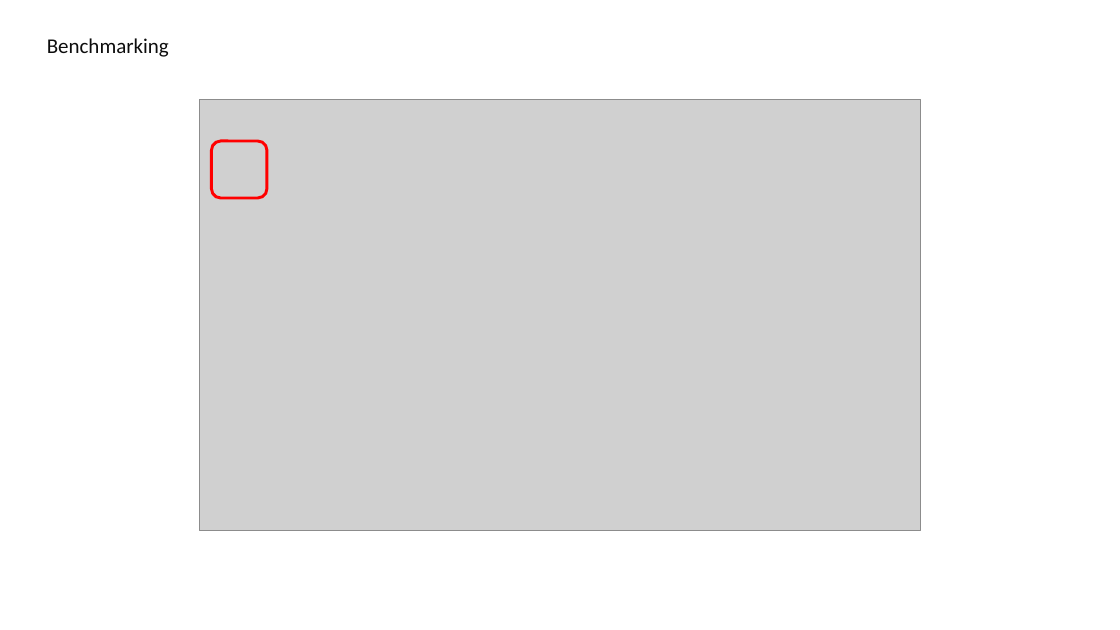
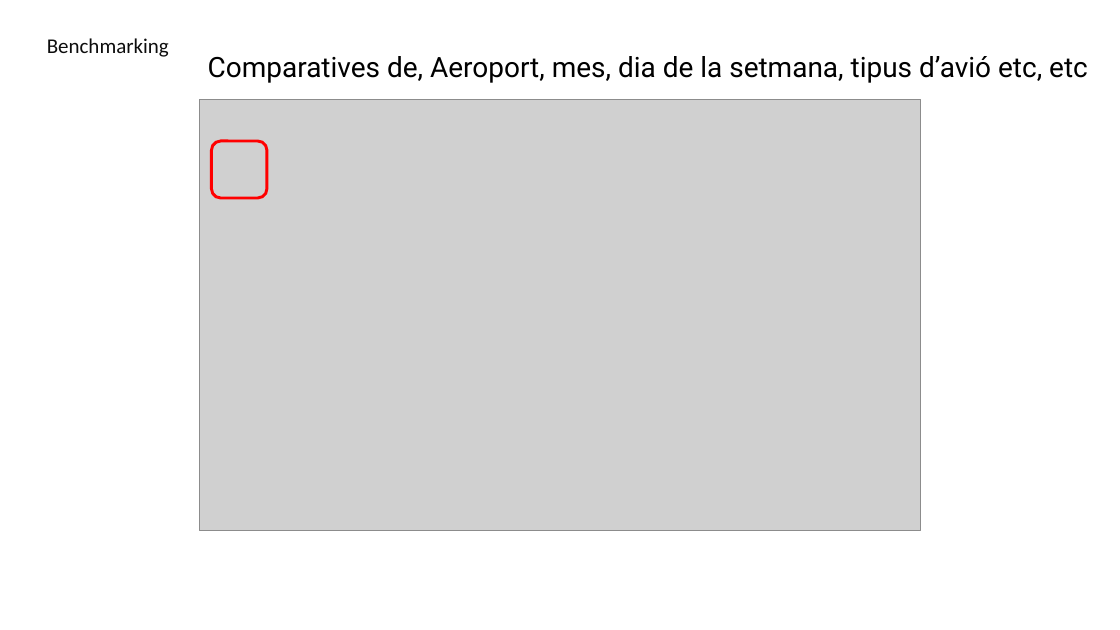
Before and after one commit to JMML2021/Entrega-projecte-final, a slide deck: slide 5 of 4 Presentación final.pptx (slide 4 before the commit). Drawn at 1120x630 pixels with LibreOffice and Linux fonts; fonts in the diff are those of the drawing; grey boxes stand for pictures; background and template pictures are left out. Boxes give left, top, right and bottom in pixels: in the first picture for what was removed or moved away, otherwise in the second. Text is boxed around its words. In the diff, an @@ line names an element or a change of style, - is before the commit and + after.

```diff
--- a/4 Presentación final.pptx
+++ b/4 Presentación final.pptx
@@ text added at bbox=[208, 56, 1088, 83], 24 pt, text #000000 @@
+Comparatives de, Aeroport, mes, dia de la setmana, tipus d’avió etc, etc
```
Also in this commit, not shown: 8 other slides changed, 8 slides added, 5 slides removed.
